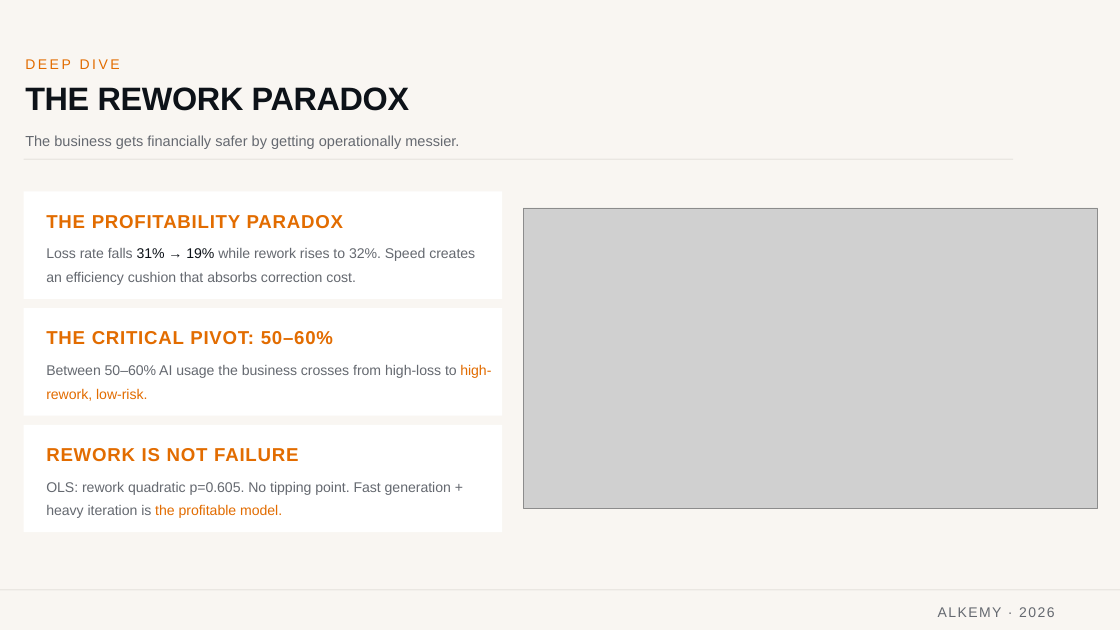
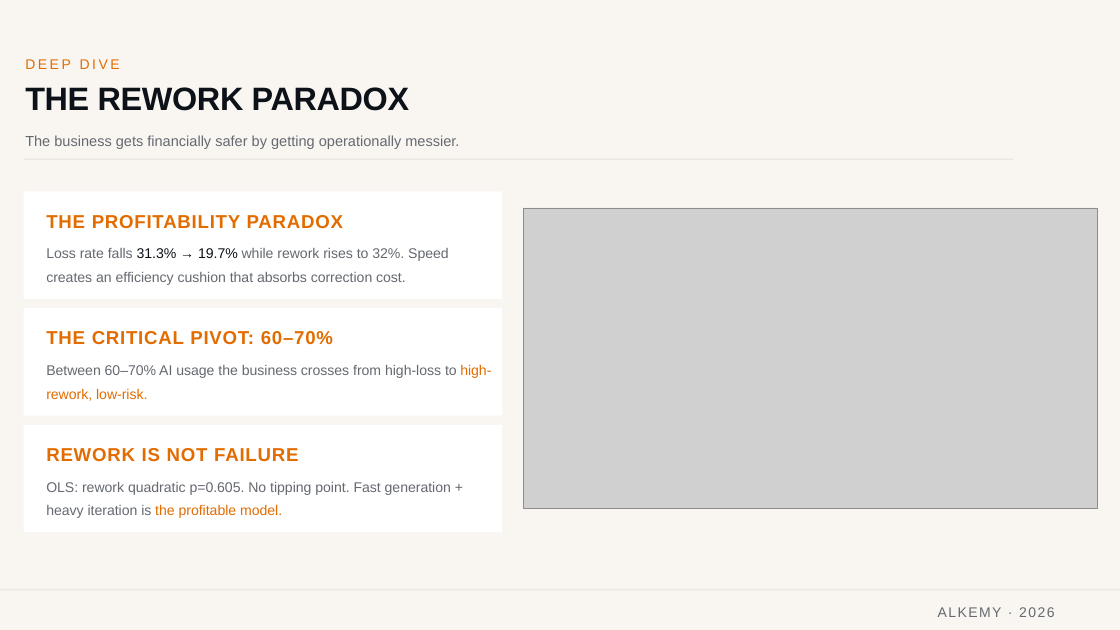
Before and after one commit to tabbba/Machine-Learning-810161, a slide deck: slide 10 of Alkemy_Business_Presentation_1final1.pptx. Drawn at 1120x630 pixels with LibreOffice and Linux fonts; fonts in the diff are those of the drawing; grey boxes stand for pictures. Boxes give left, top, right and bottom in pixels: in the first picture for what was removed or moved away, otherwise in the second. Text is boxed around its words. In the diff, an @@ line names an element or a change of style, - is before the commit and + after.

```diff
--- a/Alkemy_Business_Presentation_1final1.pptx
+++ b/Alkemy_Business_Presentation_1final1.pptx
@@ text at <box>46,248,449,285</box>: text changed @@
-Loss rate falls 31% → 19% while rework rises to 32%. Speed creates an efficiency cushion that absorbs correction cost.
+Loss rate falls 31.3% → 19.7% while rework rises to 32%. Speed creates an efficiency cushion that absorbs correction cost.
@@ text at <box>46,331,333,345</box>: text changed @@
-THE CRITICAL PIVOT: 50–60%
+THE CRITICAL PIVOT: 60–70%
@@ text at <box>46,364,491,401</box>: text changed @@
-Between 50–60% AI usage the business crosses from high-loss to high-rework, low-risk.
+Between 60–70% AI usage the business crosses from high-loss to high-rework, low-risk.
```
Also in this commit, not shown: 6 other slides changed, 2 other files.
